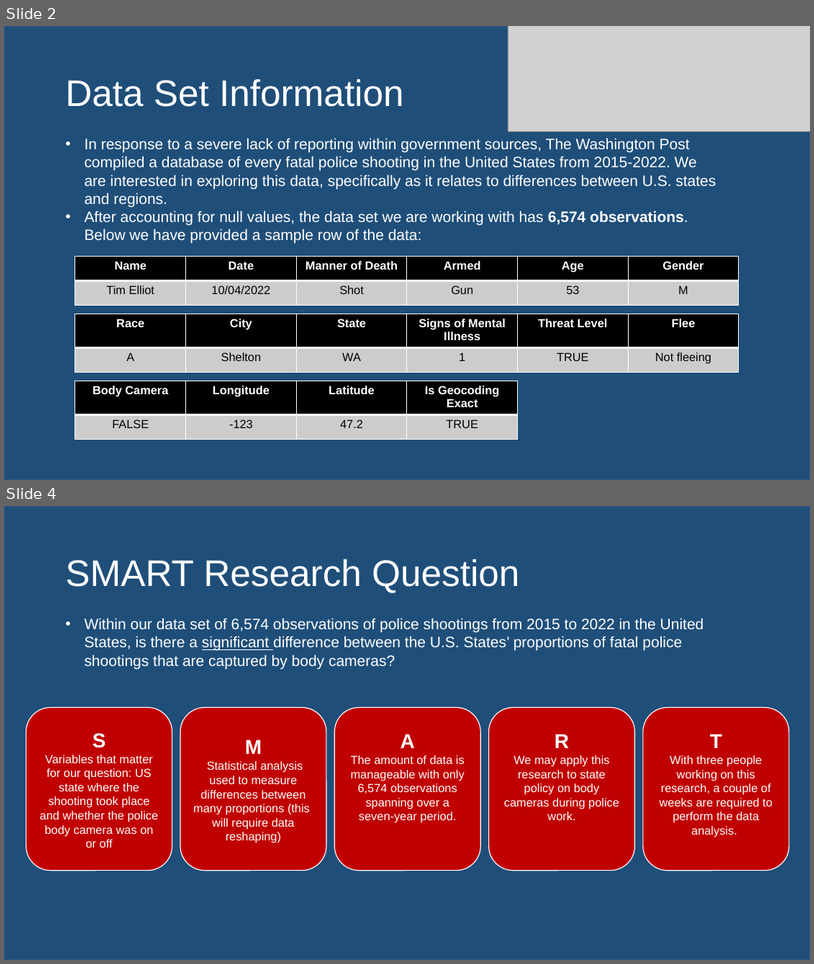
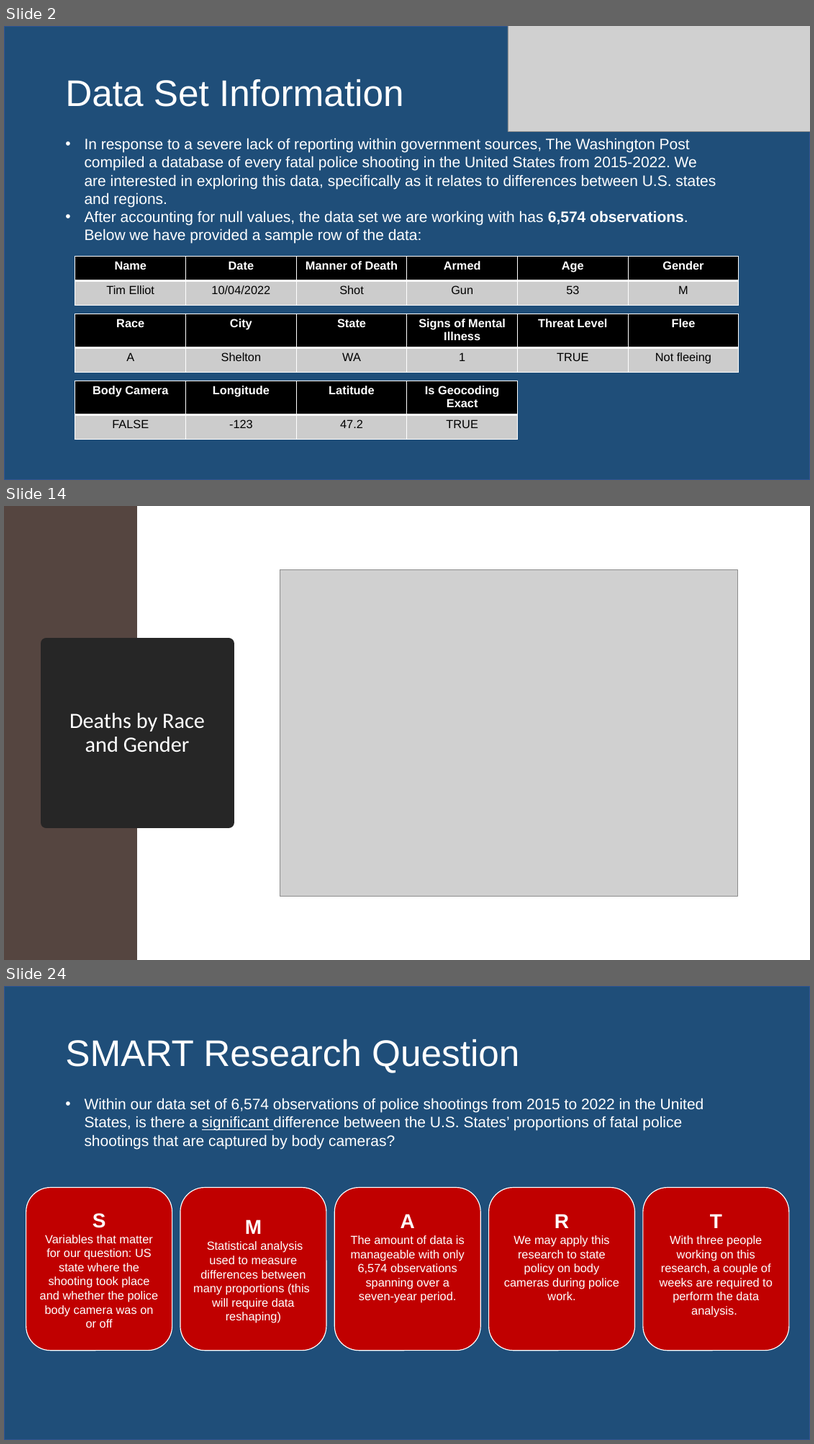
Before and after one commit to awinkhater/Dats6101_Team3, a slide deck: PPT for Intro to Data Science.pptx. Shown one above the other, each under a label of ours: slides 2 and 4 before the commit, slides 2, 14 and 24 after it; the slides between them are not shown. The pictures are 814x964 and 814x1444 pixels, drawn with LibreOffice and Linux fonts; fonts in the diff are those of the drawing; grey boxes stand for pictures. Boxes give left, top, right and bottom in pixels: in the first picture for what was removed or moved away, otherwise in the second. Text is boxed around its words. In the diff, an @@ line names an element or a change of style, - is before the commit and + after.

```diff
--- a/PPT for Intro to Data Science.pptx
+++ b/PPT for Intro to Data Science.pptx
@@ slide 14 added at box(4, 506, 810, 960), background #FFFFFF @@
@@ rectangle added at box(4, 506, 137, 960), fill #554540 @@
@@ picture added at box(280, 569, 738, 896) @@
@@ title added at box(46, 644, 229, 822), fill #262626, outline #262626 13.75 pt, 26 pt, text #FFFFFF @@
+Deaths by Race and Gender
@@ what was slide 4 is now slide 24 @@
```
Also in this commit, not shown: 20 other slides added, 1 slide removed.
